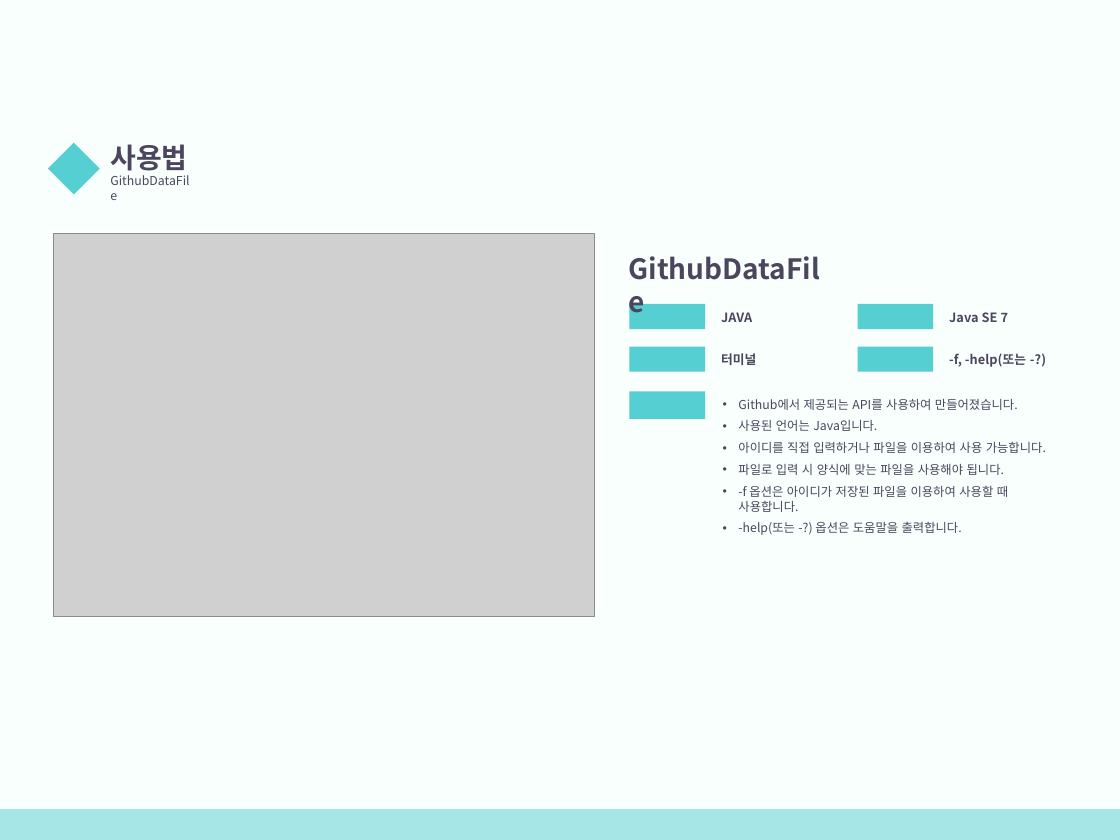
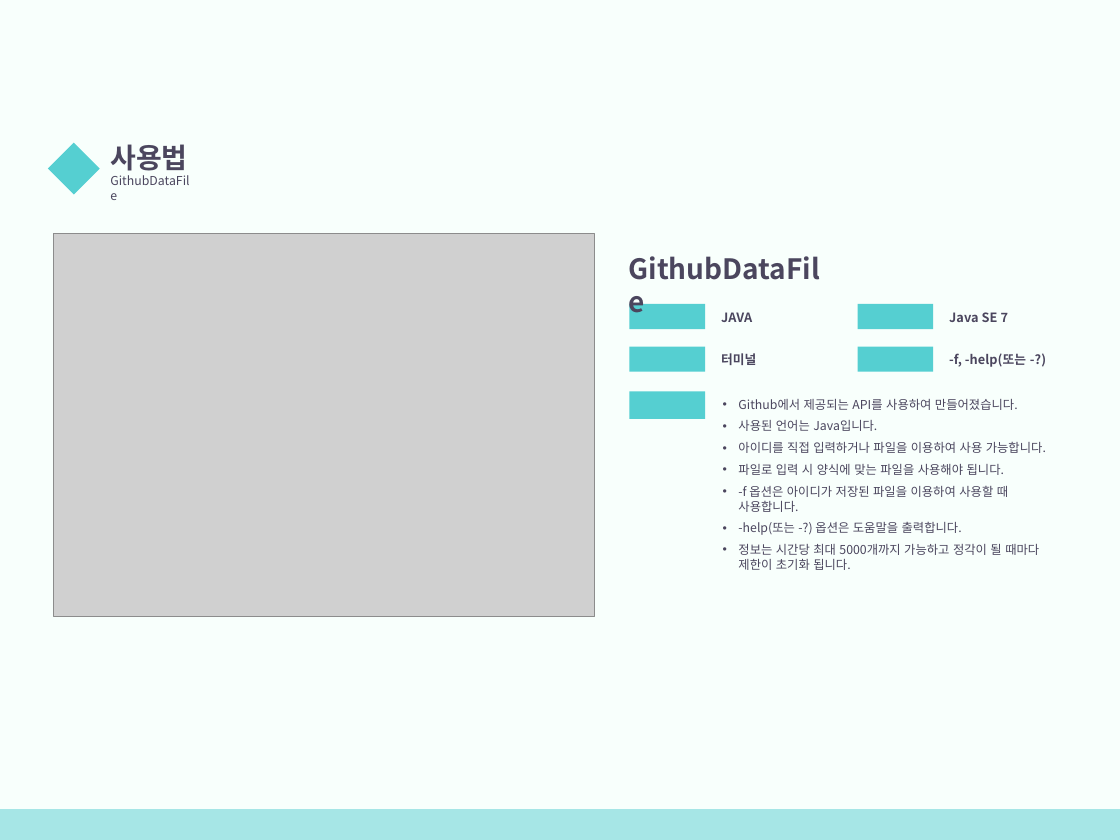
Before and after one commit to sudo-G41/Github-overview-data, a slide deck: slide 3 of GitDataFile 사용 매뉴얼.pptx. Drawn at 1120x840 pixels with LibreOffice and Linux fonts; fonts in the diff are those of the drawing; grey boxes stand for pictures; background and template pictures are left out. Boxes give left, top, right and bottom in pixels: in the first picture for what was removed or moved away, otherwise in the second. Text is boxed around its words. In the diff, an @@ line names an element or a change of style, - is before the commit and + after.

```diff
--- a/GitDataFile 사용 매뉴얼.pptx
+++ b/GitDataFile 사용 매뉴얼.pptx
@@ text at [738, 544, 1039, 570]: paragraph added @@
+• 정보는 시간당 최대 5000개까지 가능하고 정각이 될 때마다 제한이 초기화 됩니다.
```
Also in this commit, not shown: 2 other files.
